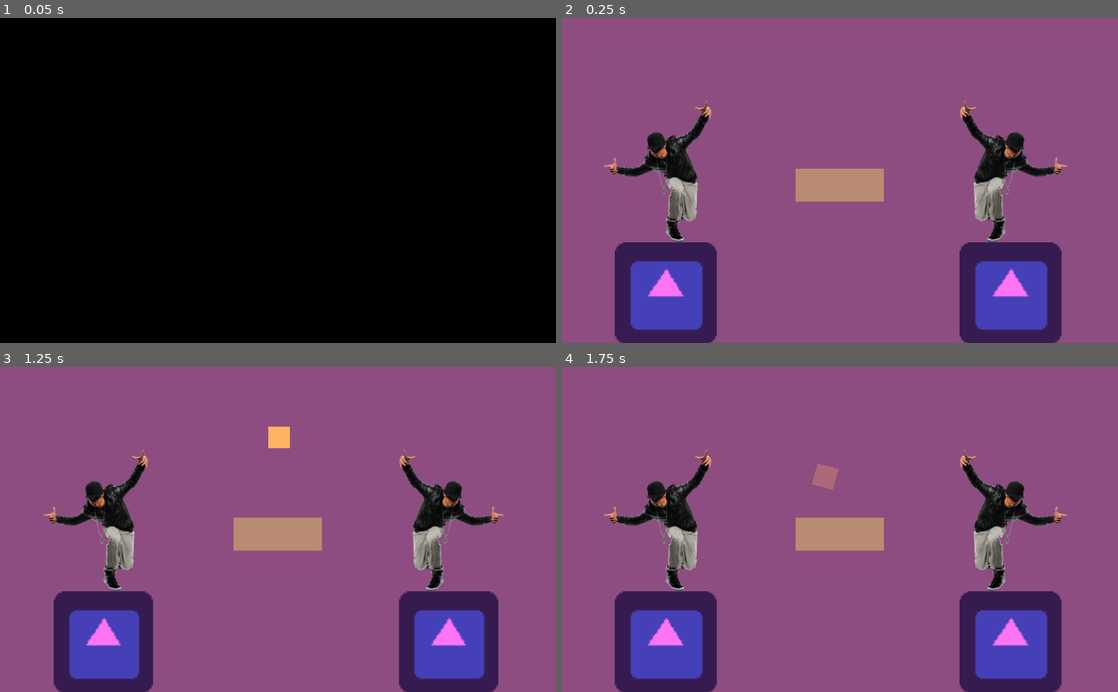
Above: before the commit, frames 1-4 (two rows, left to right).
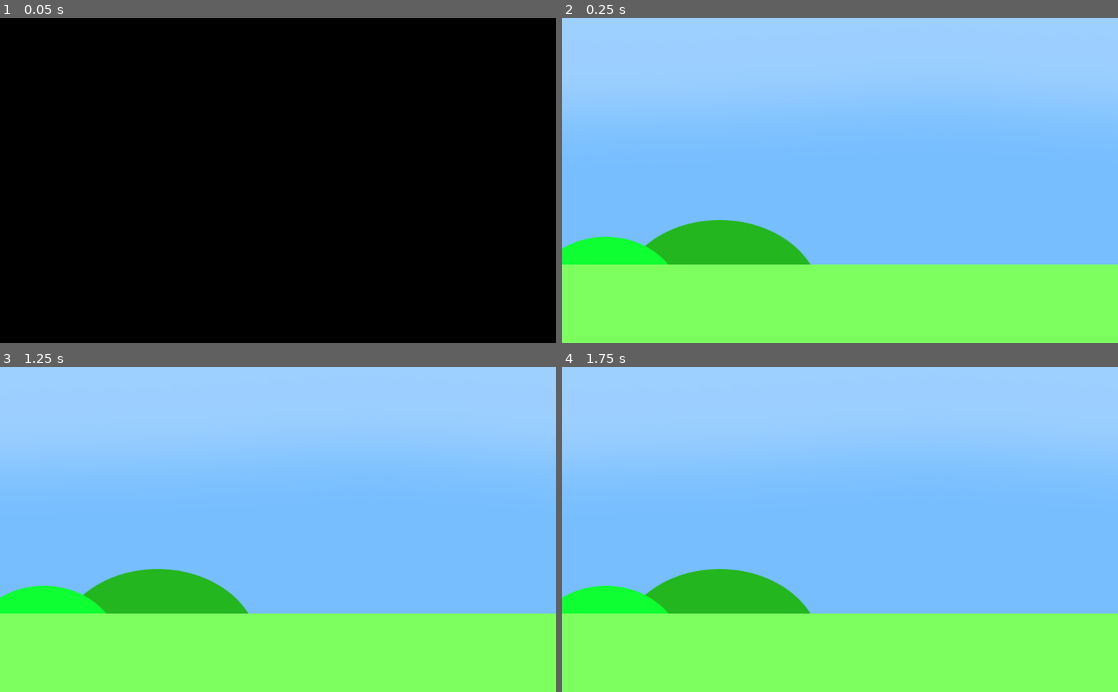
Above: after the commit, the same moments.

Repository: Pengu12345/Rhythm-Game-Engine
Game: Godot game, scene res://scenes/RhythmEngine.tscn
The game is run twice, just before and just after one commit, with the same random seed, the same clock (stepped at 60 frames per second) and the same inputs. The engine's default icon, where the game draws it, is replaced by a stand-in: a white triangle on a blue panel in a dark square. Sound files missing from this copy of the repository are replaced by a short silence.
Inputs:
- Up to frame 1 (0.05 s): no input
- Up to frame 2 (0.25 s): no input
- Up to frame 3 (1.25 s): tap Enter at 0.5 s; tap Z (control_action) at 0.6 s
- Up to frame 4 (1.75 s): tap Z (control_action) at 1.35 s

Frame 1 is identical in both runs. In frame 2, 100% of the frame differs, in the area x 0-100%, y 0-100%; in frame 3, 100%; in frame 4, 100%.

Commit message:
Starting to add bird themed minigame

Diff:
--- a/data/minigames/min_remix_debug.json
+++ b/data/minigames/min_remix_debug.json
@@ -3,29 +3,27 @@
   "bpm":149,
   "time_signature":4,
 
-  "starting_minigame":"min_debug",
+  "starting_minigame":"min_bird",
   "minigames": ["min_debug", "min_bird"],
   "loaded_patterns":["min_debug"],
 
   "chart": [
-    {"type":"pattern", "name":"single_cube", "bar": 0, "beat":0, "repeat":4, "interval":2 },
+    {"type":"sfx", "name":"snd_chirp", "bar":0, "beat":0, "repeat":8, "interval":1},
 
-    {"type":"event", "name":"load_minigame", "bar":1, "beat":3.5, "value":"min_bird"},
+    {"type":"sfx", "name":"snd_chirp", "bar": 2, "beat":0 },
+    {"type":"sfx", "name":"snd_chirp", "bar": 2, "beat":1 },
 
-    {"type":"sfx", "name":"snd_tongue", "bar": 2, "beat":0 },
-    {"type":"sfx", "name":"snd_tongue", "bar": 2, "beat":1 },
+    {"type":"sfx", "name":"snd_chirp", "bar": 2, "beat":2 },
+    {"type":"sfx", "name":"snd_chirp", "bar": 2, "beat":2.5 },
+    {"type":"sfx", "name":"snd_chirp", "bar": 2, "beat":3 },
 
-    {"type":"sfx", "name":"snd_tongue", "bar": 2, "beat":2 },
-    {"type":"sfx", "name":"snd_tongue", "bar": 2, "beat":2.5 },
-    {"type":"sfx", "name":"snd_tongue", "bar": 2, "beat":3 },
+    {"type":"sfx", "name":"snd_chirp", "bar": 3, "beat":0 },
+    {"type":"sfx", "name":"snd_chirp", "bar": 3, "beat":0.5 },
+    {"type":"sfx", "name":"snd_chirp", "bar": 3, "beat":1 },
+    {"type":"sfx", "name":"snd_chirp", "bar": 3, "beat":1.5 },
 
-    {"type":"sfx", "name":"snd_tongue", "bar": 3, "beat":0 },
-    {"type":"sfx", "name":"snd_tongue", "bar": 3, "beat":0.5 },
-    {"type":"sfx", "name":"snd_tongue", "bar": 3, "beat":1 },
-    {"type":"sfx", "name":"snd_tongue", "bar": 3, "beat":1.5 },
-
-    {"type":"sfx", "name":"snd_tongue", "bar": 3, "beat":2.5 },
-    {"type":"sfx", "name":"snd_tongue", "bar": 3, "beat":3 },
+    {"type":"sfx", "name":"snd_chirp", "bar": 3, "beat":2.5 },
+    {"type":"sfx", "name":"snd_chirp", "bar": 3, "beat":3 },
 
     {"type":"event", "name":"load_minigame", "bar":3, "beat":3.5, "value":"min_debug"},
 
@@ -40,20 +38,20 @@
 
     {"type":"event", "name":"load_minigame", "bar":7, "beat":3.7, "value":"min_bird"},
 
-    {"type":"sfx", "name":"snd_tongue", "bar": 8, "beat":0 },
-    {"type":"sfx", "name":"snd_tongue", "bar": 8, "beat":1 },
+    {"type":"sfx", "name":"snd_chirp", "bar": 8, "beat":0 },
+    {"type":"sfx", "name":"snd_chirp", "bar": 8, "beat":1 },
 
-    {"type":"sfx", "name":"snd_tongue", "bar": 8, "beat":2 },
-    {"type":"sfx", "name":"snd_tongue", "bar": 8, "beat":2.5 },
-    {"type":"sfx", "name":"snd_tongue", "bar": 8, "beat":3 },
+    {"type":"sfx", "name":"snd_chirp", "bar": 8, "beat":2 },
+    {"type":"sfx", "name":"snd_chirp", "bar": 8, "beat":2.5 },
+    {"type":"sfx", "name":"snd_chirp", "bar": 8, "beat":3 },
 
-    {"type":"sfx", "name":"snd_tongue", "bar": 9, "beat":0 },
-    {"type":"sfx", "name":"snd_tongue", "bar": 9, "beat":0.5 },
-    {"type":"sfx", "name":"snd_tongue", "bar": 9, "beat":1 },
-    {"type":"sfx", "name":"snd_tongue", "bar": 9, "beat":1.5 },
+    {"type":"sfx", "name":"snd_chirp", "bar": 9, "beat":0 },
+    {"type":"sfx", "name":"snd_chirp", "bar": 9, "beat":0.5 },
+    {"type":"sfx", "name":"snd_chirp", "bar": 9, "beat":1 },
+    {"type":"sfx", "name":"snd_chirp", "bar": 9, "beat":1.5 },
 
-    {"type":"sfx", "name":"snd_tongue", "bar": 9, "beat":2.5 },
-    {"type":"sfx", "name":"snd_tongue", "bar": 9,"beat":3 },
+    {"type":"sfx", "name":"snd_chirp", "bar": 9, "beat":2.5 },
+    {"type":"sfx", "name":"snd_chirp", "bar": 9,"beat":3 },
 
     {"type":"event", "name":"load_minigame", "bar":9, "beat":3.7, "value":"min_debug"},
 
--- a/minigames/min_bird/min_bird.gd
+++ b/minigames/min_bird/min_bird.gd
@@ -8,15 +8,16 @@
 
 func play_sfx(sfx_name):
 	match sfx_name:
-		"snd_tongue": play_sound("snd_tongue",self)
+		"snd_chirp": play_sound(sfx_name, self,-5, rand_range(0.8,1.1))
 
 func on_missed_input(input):pass
 
-func on_blank_input():pass
+func on_blank_input():
+	play_sound("snd_hit", self,-10)
 
 func on_good_input(input):pass
 
 func _on_new_beat(beat):
-	$Sus.flip_h = !$Sus.flip_h
+	pass
 
 func _on_new_bar(bar): pass
--- a/minigames/min_bird/min_bird.tscn
+++ b/minigames/min_bird/min_bird.tscn
@@ -1,24 +1,20 @@
-[gd_scene load_steps=4 format=2]
+[gd_scene load_steps=5 format=2]
 
 [ext_resource path="res://minigames/min_bird/min_bird.gd" type="Script" id=1]
-[ext_resource path="res://minigames/min_bird/sfx/snd_tongue.wav" type="AudioStream" id=2]
-[ext_resource path="res://minigames/min_bird/images/RAT.jpg" type="Texture" id=3]
+[ext_resource path="res://minigames/min_bird/sfx/snd_chirp.wav" type="AudioStream" id=2]
+[ext_resource path="res://minigames/min_bird/sfx/snd_hit.wav" type="AudioStream" id=3]
+[ext_resource path="res://minigames/min_bird/images/bg.png" type="Texture" id=4]
 
 [node name="min_bird" type="Node2D"]
 script = ExtResource( 1 )
 loaded_sfxs = {
-"snd_tongue": ExtResource( 2 )
+"snd_chirp": ExtResource( 2 ),
+"snd_hit": ExtResource( 3 )
 }
 
-[node name="ColorRect" type="ColorRect" parent="."]
-margin_right = 1026.0
-margin_bottom = 606.0
-color = Color( 0.145098, 0.145098, 0.145098, 1 )
+[node name="Bg" type="Sprite" parent="."]
+texture = ExtResource( 4 )
+centered = false
 __meta__ = {
-"_edit_use_anchors_": false
+"_edit_lock_": true
 }
-
-[node name="Sus" type="Sprite" parent="."]
-position = Vector2( 515, 278 )
-scale = Vector2( 0.214152, 0.214152 )
-texture = ExtResource( 3 )
--- a/project.godot
+++ b/project.godot
@@ -18,6 +18,10 @@
 
 ResManager="*res://scripts/ResManager.gd"
 
+[display]
+
+window/size/resizable=false
+
 [input]
 
 control_action={
--- a/scripts/minigame.gd
+++ b/scripts/minigame.gd
@@ -31,13 +31,18 @@
 
 # Creates an AudioStreamPlayer on the go. I don't know if it's any less efficient.
 # Should be looked into eventually.
-func play_sound(sound_name, node, _bus = ""):
+func play_sound(sound_name, node, _db = 0, _pitch = 1, _bus = ""):
 	var ap = AudioStreamPlayer.new()
 
 	if loaded_sfxs.has(sound_name):
 		var stream = loaded_sfxs[sound_name]
 		ap.stream = stream
-		stream.loop_mode = AudioStreamSample.LOOP_DISABLED
+		ap.pitch_scale = _pitch
+		ap.volume_db = _db
+		if stream is AudioStreamSample:
+			stream.set_loop_mode(AudioStreamSample.LOOP_DISABLED)
+		else:
+			stream.set_loop(AudioStreamSample.LOOP_DISABLED)
 		if _bus != "": ap.bus = _bus
 		node.add_child(ap)
 		ap.play()
Not shown, changed: assets/music/misc/mus_worn_out_tapes.mp3.import
Binary file added: minigames/min_bird/images/bg.png
Not shown, added: minigames/min_bird/images/bg.png.import
Not shown, added: minigames/min_bird/sfx/snd_chirp.wav.import
Not shown, added: minigames/min_bird/sfx/snd_hit.wav.import
Not shown, added: minigames/min_bird/sfx/snd_chirp.wav
Not shown, added: minigames/min_bird/sfx/snd_hit.wav
